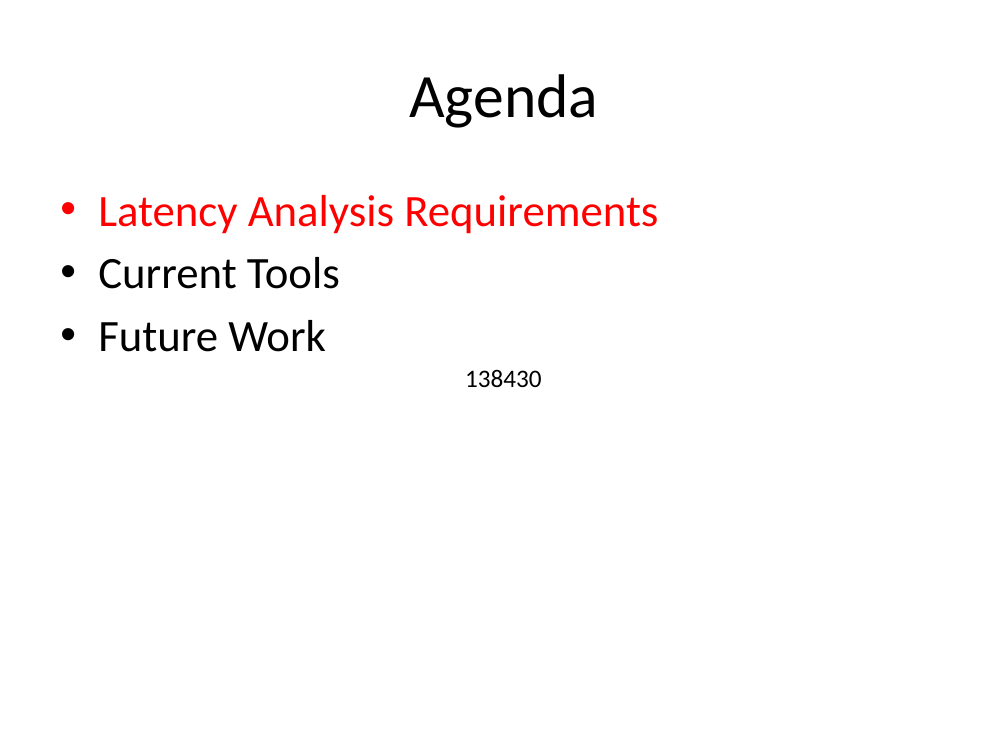
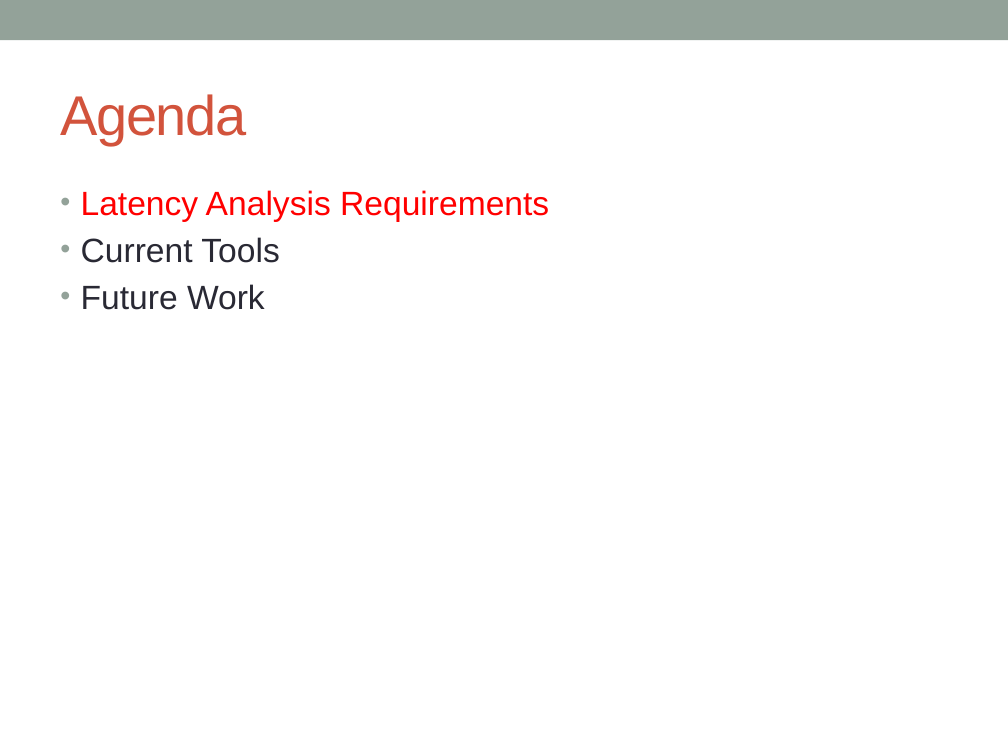
Before and after one commit to yangoliver/mydoc, a slide deck: slide 3 of slides/2016/linux_latency_breakdown.pptx. Drawn at 1008x756 pixels with LibreOffice and Linux fonts; fonts in the diff are those of the drawing. Boxes give left, top, right and bottom in pixels: in the first picture for what was removed or moved away, otherwise in the second. Text is boxed around its words. In the diff, an @@ line names an element or a change of style, - is before the commit and + after.

```diff
--- a/slides/2016/linux_latency_breakdown.pptx
+++ b/slides/2016/linux_latency_breakdown.pptx
@@ rectangle added at bbox=[0, 0, 1008, 40], fill #93A299 @@
@@ title "Agenda": place and size @@
-title "Agenda" at bbox=[409, 74, 598, 128]
+title "Agenda" at bbox=[60, 94, 246, 145]
@@ title "Agenda" at bbox=[60, 94, 246, 145]: size 44 to 40 pt, font Calibri to Arial, text colour #000000 to #D2533C, letter spacing 0 to -1 pt; alignment centre to left @@
@@ text "Latency Analysis Requirements" at bbox=[81, 190, 549, 310]: size 32 to 24 pt, font Calibri to Arial; text colour #000000 to #292934 in "Current Tools", "Future Work"; indent changed; less space between paragraphs @@
@@ text removed at bbox=[465, 369, 542, 387] @@
-138430
```
Also in this commit, not shown: 17 other slides changed, 1 slide added, 1 slide removed.
